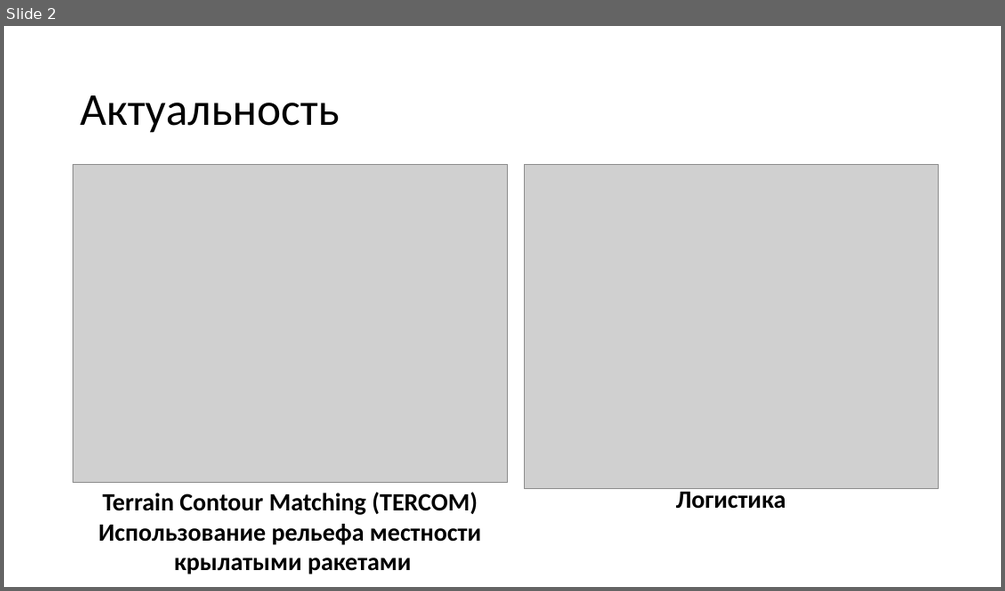
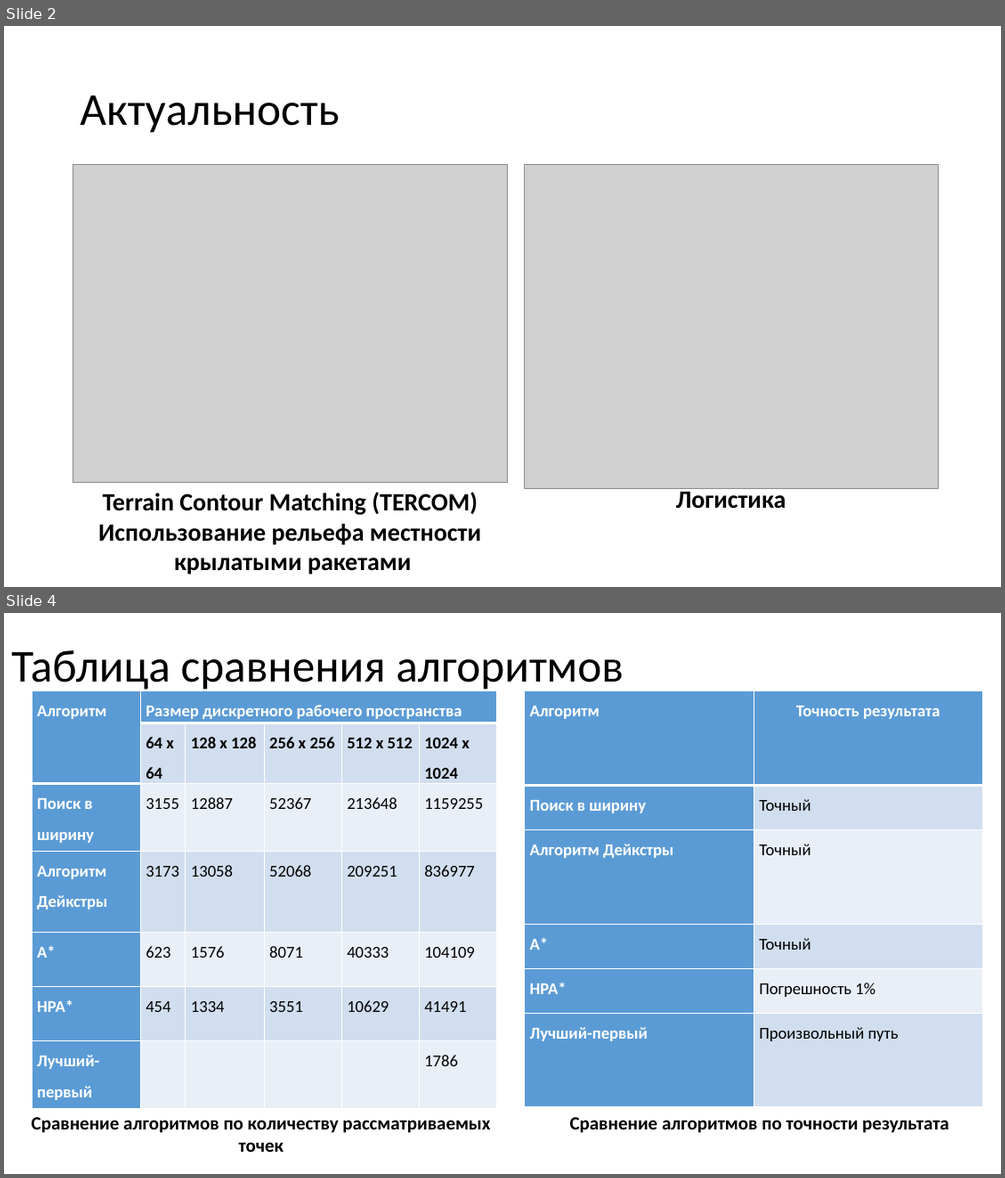
Before and after one commit to DmitryMI/Diploma, a slide deck: Documents/Презентация.pptx. Shown one above the other, each under a label of ours: slide 2 before the commit, slides 2 and 4 after it; the slides between them are not shown. The pictures are 1005x591 and 1005x1178 pixels, drawn with LibreOffice and Linux fonts; fonts in the diff are those of the drawing; grey boxes stand for pictures. Boxes give left, top, right and bottom in pixels: in the first picture for what was removed or moved away, otherwise in the second. Text is boxed around its words. In the diff, an @@ line names an element or a change of style, - is before the commit and + after.

```diff
--- a/Documents/Презентация.pptx
+++ b/Documents/Презентация.pptx
@@ slide 4 added at bbox=[4, 613, 1001, 1174], background #FFFFFF @@
@@ title added at bbox=[11, 650, 623, 692], 44 pt, text #000000 @@
+Таблица сравнения алгоритмов
@@ table added at bbox=[32, 690, 497, 1107], 7 rows, 6 columns @@
+Алгоритм | Размер дискретного рабочего пространства |  |  |  | 
+ | 64 x 64 | 128 x 128 | 256 x 256 | 512 x 512 | 1024 x 1024
+Поиск в ширину | 3155 | 12887 | 52367 | 213648 | 1159255
+Алгоритм Дейкстры | 3173 | 13058 | 52068 | 209251 | 836977
+A* | 623 | 1576 | 8071 | 40333 | 104109
+HPA* | 454 | 1334 | 3551 | 10629 | 41491
+Лучший-первый |  |  |  |  | 1786
@@ table added at bbox=[525, 690, 984, 1107], 6 rows, 2 columns @@
+Алгоритм | Точность результата
+Поиск в ширину | Точный
+Алгоритм Дейкстры | Точный
+A* | Точный
+HPA* | Погрешность 1%
+Лучший-первый | Произвольный путь
@@ text added at bbox=[32, 1117, 490, 1151], 18 pt, text #000000, bold @@
+Сравнение алгоритмов по количеству рассматриваемых точек
@@ text added at bbox=[570, 1117, 949, 1133], 18 pt, text #000000, bold @@
+Сравнение алгоритмов по точности результата
```
Also in this commit, not shown: 6 slides changed, 4 other slides added, 2 slides removed, 10 other files.
